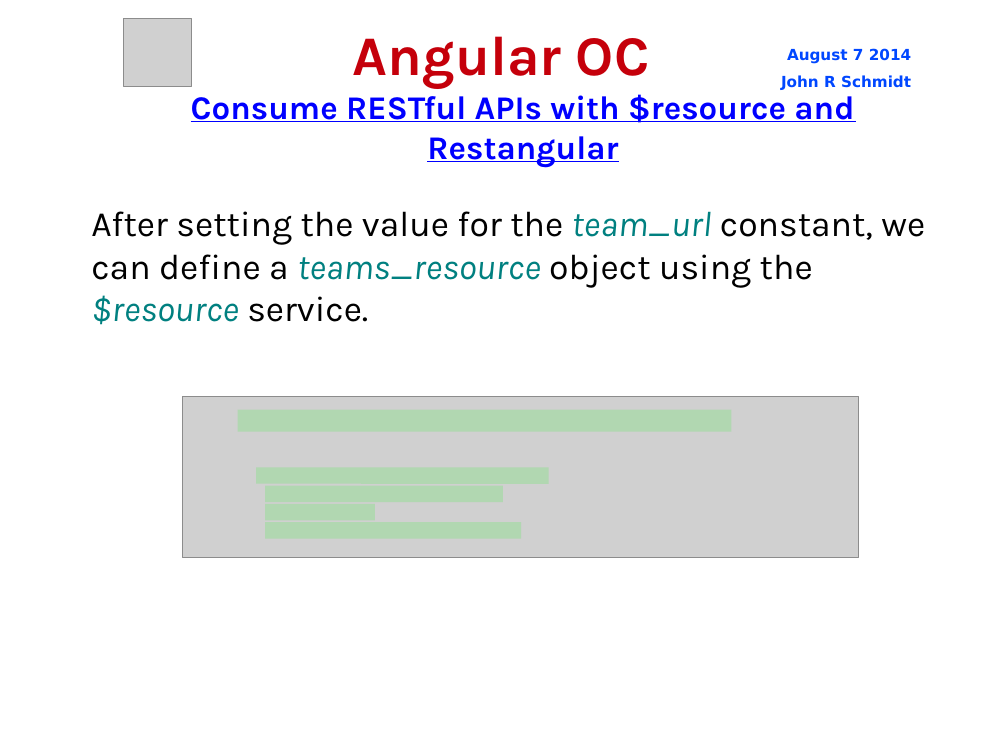
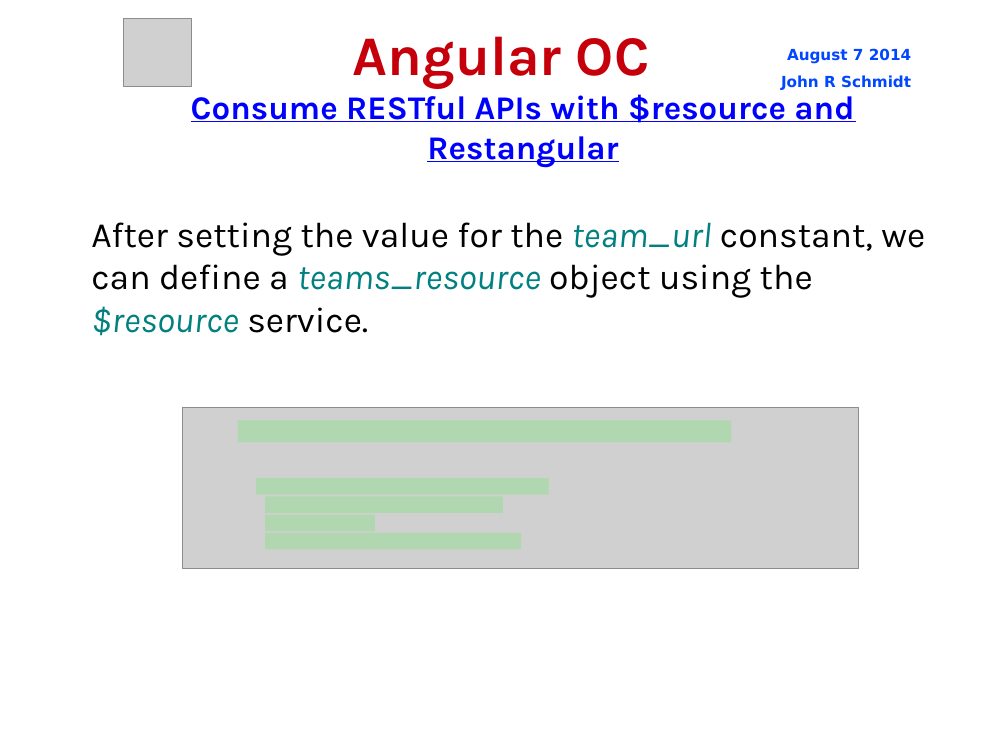
Before and after one commit to jrschmidt/fifa-angular-rest-demo, a slide deck: slide 28 of fifa.odp. Drawn at 1008x756 pixels with LibreOffice and Linux fonts; fonts in the diff are those of the drawing; grey boxes stand for pictures; background and template pictures are left out. Boxes give left, top, right and bottom in pixels: in the first picture for what was removed or moved away, otherwise in the second. Text is boxed around its words. In the diff, an @@ line names an element or a change of style, - is before the commit and + after.

```diff
--- a/fifa.odp
+++ b/fifa.odp
@@ 5 lines, 1 picture, 1 subtitle: place and size @@
-5 lines, 1 picture, 1 subtitle at <box>91,211,925,558</box>
+5 lines, 1 picture, 1 subtitle at <box>91,222,925,568</box>
```
Also in this commit, not shown: 13 other slides changed, 5 slides added.
